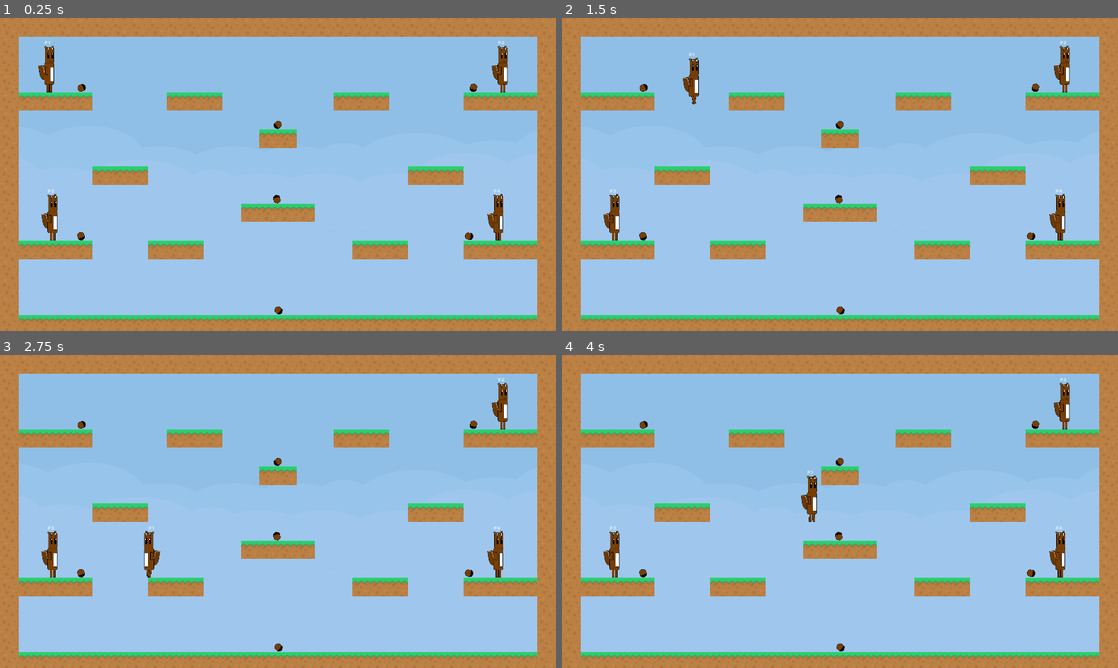
Above: before the commit, frames 1-4 (two rows, left to right).
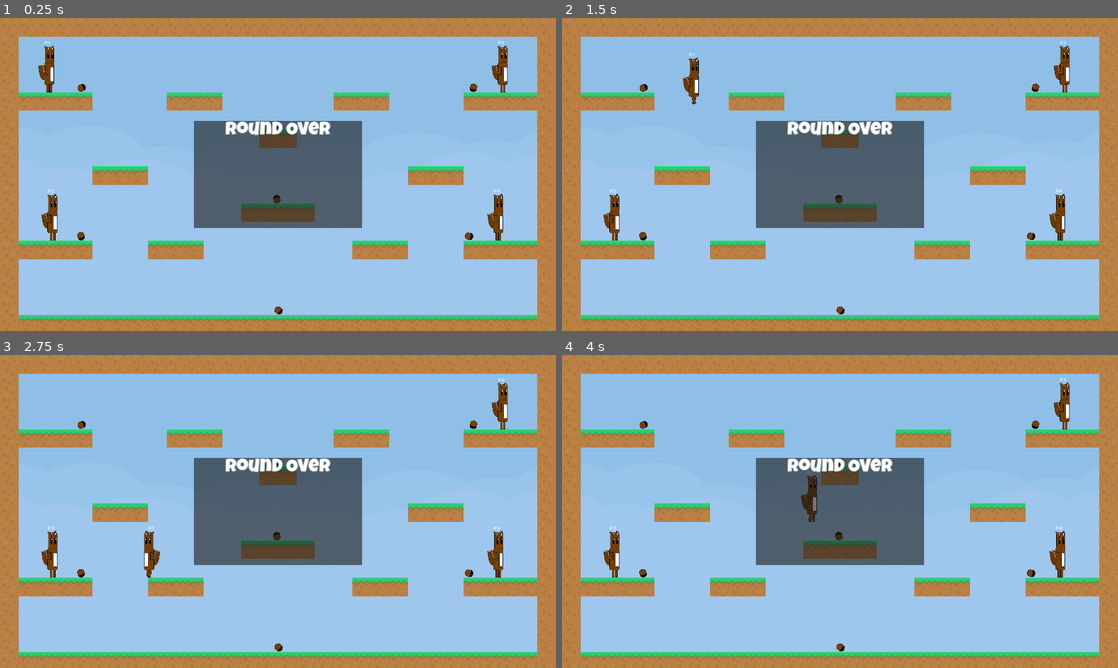
Above: after the commit, the same moments.

Repository: the-g-force/GGJ24
Game: Godot game, scene res://world/world.tscn
The game is run twice, just before and just after one commit, with the same random seed, the same clock (stepped at 60 frames per second) and the same inputs.
Inputs:
- Up to frame 1 (0.25 s): no input
- Up to frame 2 (1.5 s): tap Enter at 0.5 s; hold Z 0.53-1.28 s; hold D from 0.53 s (still down); tap Space at 0.77 s; tap Z at 1.35 s
- Up to frame 3 (2.75 s): tap Space at 1.52 s; release D at 2.03 s; hold A from 2.03 s (still down); hold Z from 2.03 s (still down)
- Up to frame 4 (4 s): release A at 2.78 s; release Z at 2.78 s; hold D from 2.78 s (still down); tap Z at 2.85 s; tap Space at 3.02, 3.77 s; hold Z from 3.53 s (still down)

The runs differ from the first frame. In frame 1, 10% of the frame differs, in the area x 34-66%, y 32-68%; in frame 2, 10%; in frame 3, 10%; in frame 4, 10%.

Commit message:
Keep round end labels above players
There is no way to avoid the warning on these nodes

Diff:
--- a/project/world/world.tscn
+++ b/project/world/world.tscn
@@ -48,6 +48,29 @@
 format = 2
 layer_0/tile_data = PackedInt32Array(1048576, 1, 0, 1048577, 0, 0, 1048578, 0, 0, 1048579, 0, 0, 1048580, 0, 0, 1048581 …(1635 unchanged characters)…
 
+[node name="Nuts" type="Node" parent="."]
+
+[node name="Nut" parent="Nuts" instance=ExtResource("4_uktu2")]
+position = Vector2(282, 231)
+
+[node name="Nut2" parent="Nuts" instance=ExtResource("4_uktu2")]
+position = Vector2(280, 750)
+
+[node name="Nut3" parent="Nuts" instance=ExtResource("4_uktu2")]
+position = Vector2(1635, 231)
+
+[node name="Nut4" parent="Nuts" instance=ExtResource("4_uktu2")]
+position = Vector2(1620, 738)
+
+[node name="Nut5" parent="Nuts" instance=ExtResource("4_uktu2")]
+position = Vector2(956, 609)
+
+[node name="Nut6" parent="Nuts" instance=ExtResource("4_uktu2")]
+position = Vector2(959, 360)
+
+[node name="Nut7" parent="Nuts" instance=ExtResource("4_uktu2")]
+position = Vector2(962, 994)
+
 [node name="SpawnPoints" type="Node" parent="."]
 
 [node name="SpawnPoint" type="Marker2D" parent="SpawnPoints"]
@@ -62,20 +85,8 @@
 [node name="SpawnPoint4" type="Marker2D" parent="SpawnPoints"]
 position = Vector2(1714, 760)
 
-[node name="Nut" parent="." instance=ExtResource("4_uktu2")]
-position = Vector2(282, 231)
-
-[node name="Nut2" parent="." instance=ExtResource("4_uktu2")]
-position = Vector2(280, 750)
-
-[node name="Nut3" parent="." instance=ExtResource("4_uktu2")]
-position = Vector2(1635, 231)
-
-[node name="Nut4" parent="." instance=ExtResource("4_uktu2")]
-position = Vector2(1620, 738)
-
 [node name="GameOverLabel" type="Label" parent="."]
-visible = false
+z_index = 100
 offset_left = 915.0
 offset_top = 539.0
 offset_right = 1007.0
@@ -83,7 +94,7 @@
 horizontal_alignment = 1
 
 [node name="RoundOverScreen" parent="." instance=ExtResource("5_63ovj")]
-visible = false
+z_index = 100
 anchors_preset = 8
 anchor_left = 0.5
 anchor_top = 0.5
@@ -98,12 +109,3 @@
 stream = ExtResource("7_j8sbv")
 autoplay = true
 bus = &"Music"
-
-[node name="Nut5" parent="." instance=ExtResource("4_uktu2")]
-position = Vector2(956, 609)
-
-[node name="Nut6" parent="." instance=ExtResource("4_uktu2")]
-position = Vector2(959, 360)
-
-[node name="Nut7" parent="." instance=ExtResource("4_uktu2")]
-position = Vector2(962, 994)
